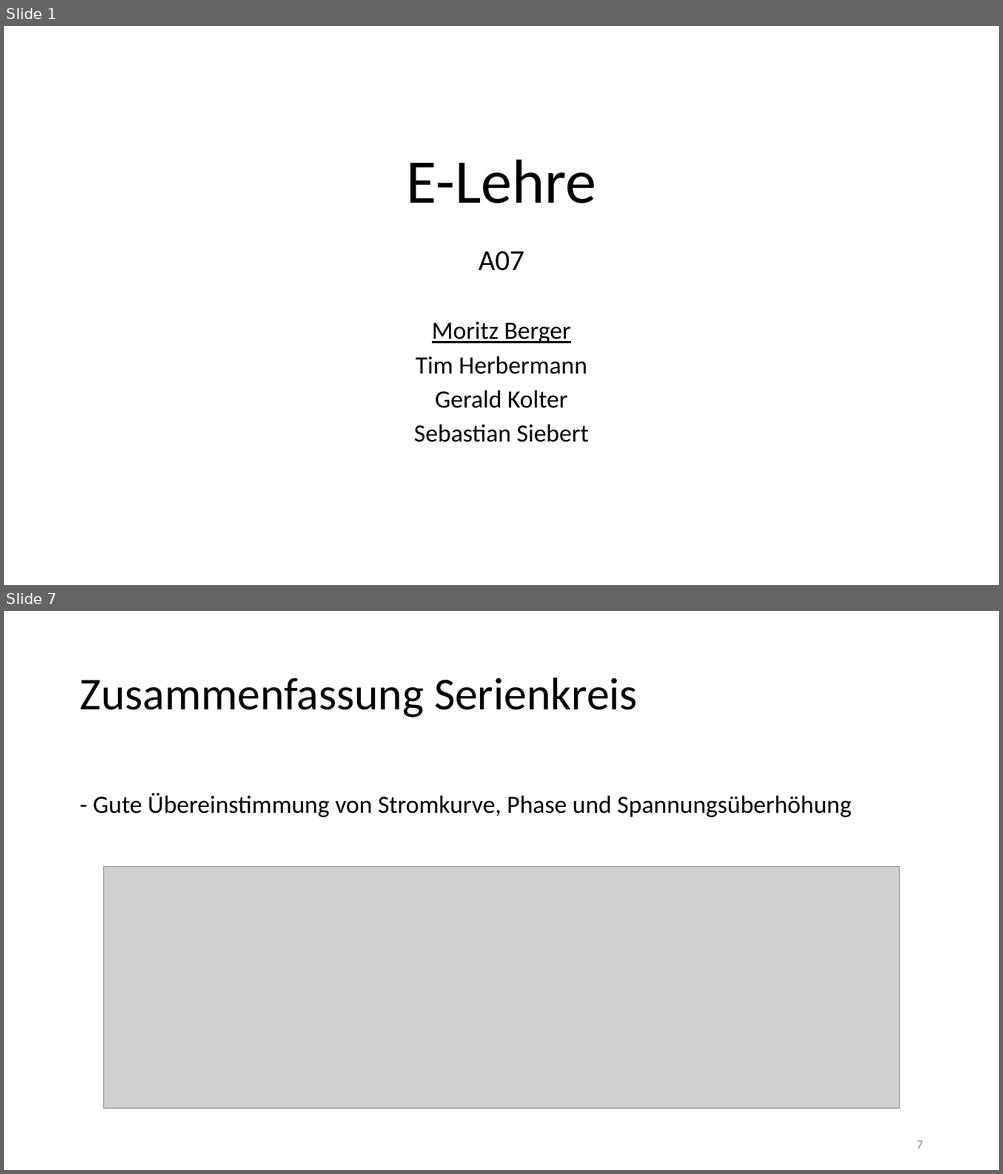
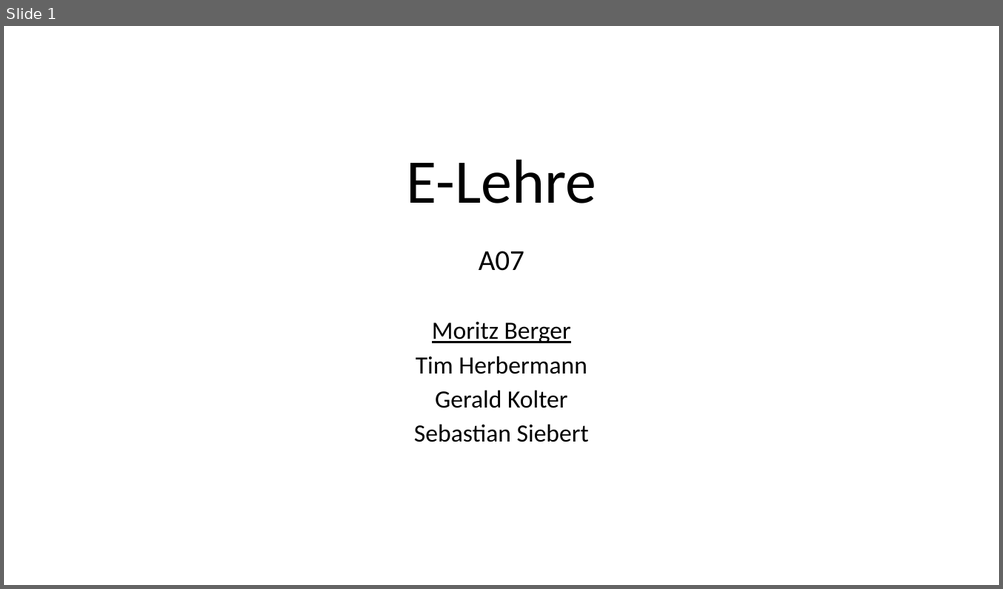
Before and after one commit to thewhitecat/grundpraktikum1, a slide deck: grundpraktikum2/E-Lehre/E-Lehre.pptx. Shown one above the other, each under a label of ours: slides 1 and 7 before the commit, slide 1 after it; the slides between them are not shown. The pictures are 1003x1174 and 1003x589 pixels, drawn with LibreOffice and Linux fonts; fonts in the diff are those of the drawing; grey boxes stand for pictures. Boxes give left, top, right and bottom in pixels: in the first picture for what was removed or moved away, otherwise in the second. Text is boxed around its words. In the diff, an @@ line names an element or a change of style, - is before the commit and + after.

```diff
--- a/grundpraktikum2/E-Lehre/E-Lehre.pptx
+++ b/grundpraktikum2/E-Lehre/E-Lehre.pptx
@@ slide 7 removed at (4, 611, 999, 1170), background #FFFFFF @@
@@ title removed at (79, 678, 637, 718) @@
-Zusammenfassung Serienkreis
@@ text removed at (93, 793, 851, 817) @@
-- Gute Übereinstimmung von Stromkurve, Phase und Spannungsüberhöhung
@@ picture removed at (104, 867, 899, 1109) @@
@@ page number removed at (916, 1141, 922, 1149) @@
-7
```
Also in this commit, not shown: 6 slides changed, 2 slides added.
